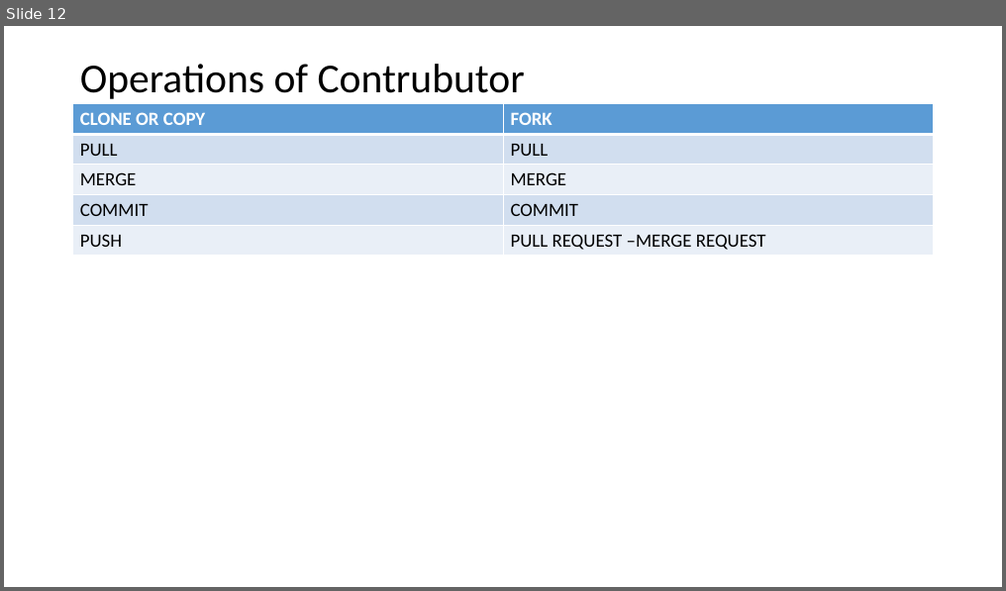
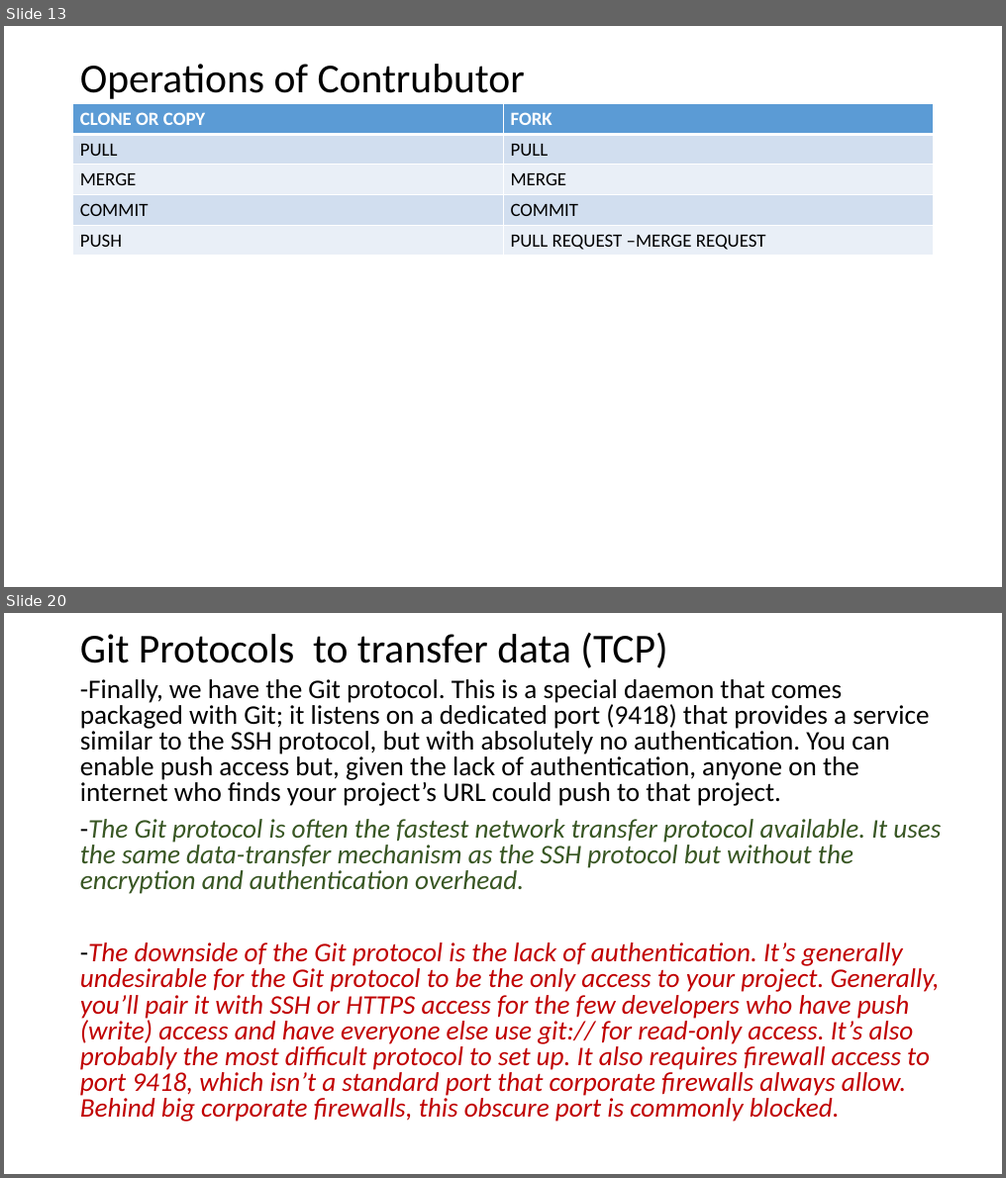
Before and after one commit to mhgulen/Dosyalar, a slide deck: Version Control Protocols.pptx. Shown one above the other, each under a label of ours: slide 12 before the commit, slides 13 and 20 after it; the slides between them are not shown. The pictures are 1006x591 and 1006x1178 pixels, drawn with LibreOffice and Linux fonts; fonts in the diff are those of the drawing. Boxes give left, top, right and bottom in pixels: in the first picture for what was removed or moved away, otherwise in the second. Text is boxed around its words. In the diff, an @@ line names an element or a change of style, - is before the commit and + after.

```diff
--- a/Version Control Protocols.pptx
+++ b/Version Control Protocols.pptx
@@ slide 20 added at <box>4,613,1002,1174</box>, background #FFFFFF @@
@@ title added at <box>80,633,667,668</box>, 39.6 pt, text #000000 @@
+Git Protocols to transfer data (TCP)
@@ text added at <box>80,679,941,1122</box>, 25.9 pt, text #C00000, italic @@
+-Finally, we have the Git protocol. This is a special daemon that comes packaged with Git; it listens on a dedicated port (9418) that provides a service similar to the SSH protocol, but with absolutely no authentication. You can enable push access but, given the lack of authentication, anyone on the internet who finds your project’s URL could push to that project.
+-The Git protocol is often the fastest network transfer protocol available. It uses the same data-transfer mechanism as the SSH protocol but without the encryption and authentication overhead.
+-The downside of the Git protocol is the lack of authentication. It’s generally undesirable for the Git protocol to be the only access to your project. Generally, you’ll pair it with SSH or HTTPS access for the few developers who have push (write) access and have everyone else use git:// for read-only access. It’s also probably the most difficult protocol to set up. It also requires firewall access to port 9418, which isn’t a standard port that corporate firewalls always allow. Behind big corporate firewalls, this obscure port is commonly blocked.
@@ what was slide 12 is now slide 13 @@
```
Also in this commit, not shown: 3 slides changed, 10 other slides added, 2 other files.
